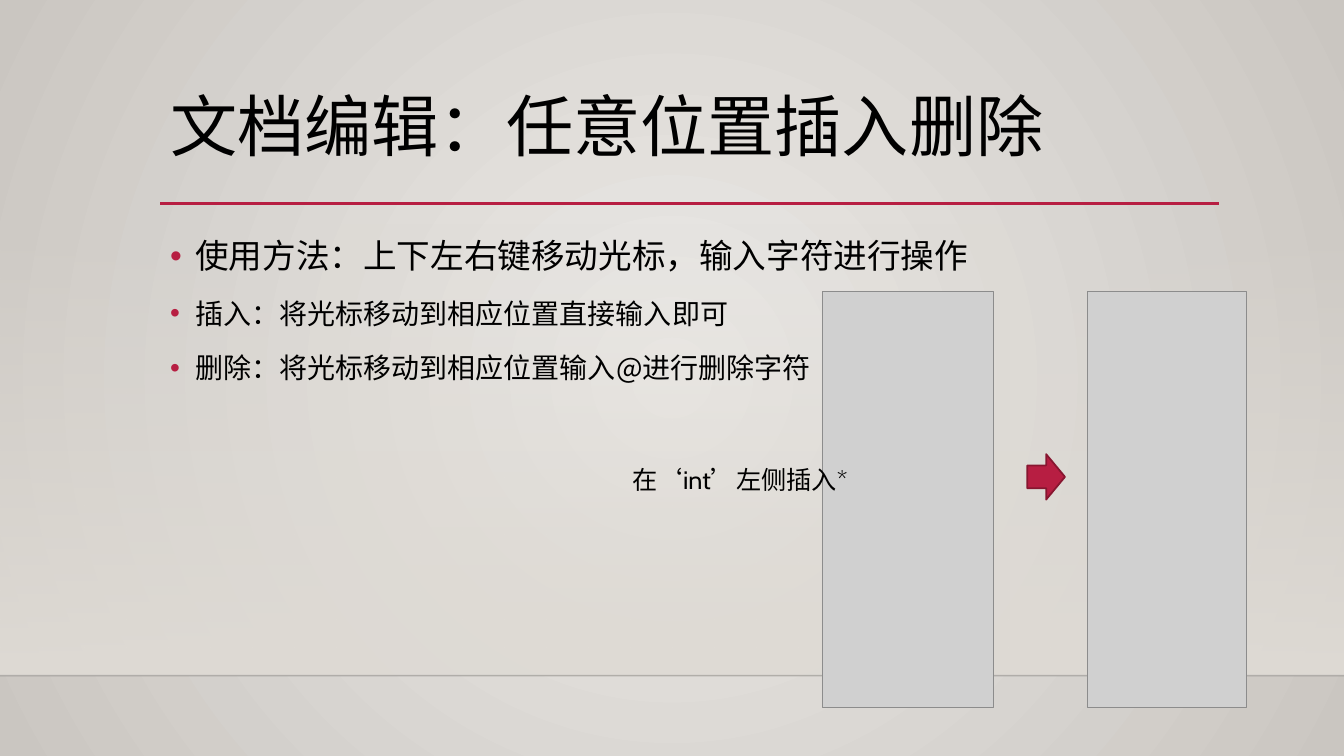
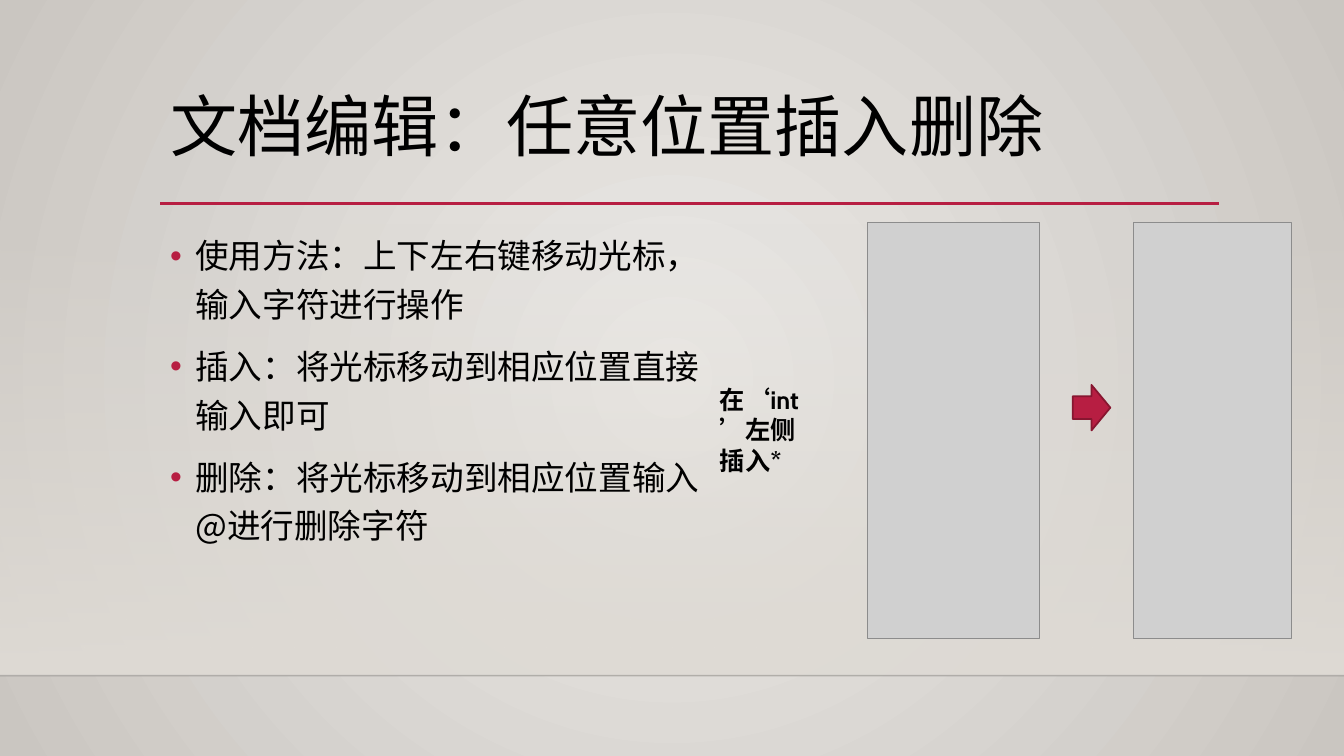
Before and after one commit to wuhaixu2016/xv6_OS, a slide deck: slide 18 of report/shell改进.pptx (slide 16 before the commit). Drawn at 1344x756 pixels with LibreOffice and Linux fonts; fonts in the diff are those of the drawing; grey boxes stand for pictures; background and template pictures are left out. Boxes give left, top, right and bottom in pixels: in the first picture for what was removed or moved away, otherwise in the second. Text is boxed around its words. In the diff, an @@ line names an element or a change of style, - is before the commit and + after.

```diff
--- a/report/shell改进.pptx
+++ b/report/shell改进.pptx
@@ text at (x1=195, y1=350, x2=699, y2=544): size 20 to 24 pt in "插入：将光标移动到相应位置直接输入即可", "删除：将光标移动到相应位置输入@进行删除字符" @@
@@ text "在‘int’左侧插入*" moved from (x1=633, y1=463, x2=848, y2=495) to (x1=720, y1=387, x2=799, y2=473) @@
@@ text "在‘int’左侧插入*" at (x1=720, y1=387, x2=799, y2=473): bold on @@
@@ 2 pictures, 1 right arrow moved together from (x1=823, y1=291, x2=1246, y2=708) to (x1=868, y1=222, x2=1292, y2=638) @@
```
Also in this commit, not shown: 6 other slides changed, 2 slides added, 6 other files.
